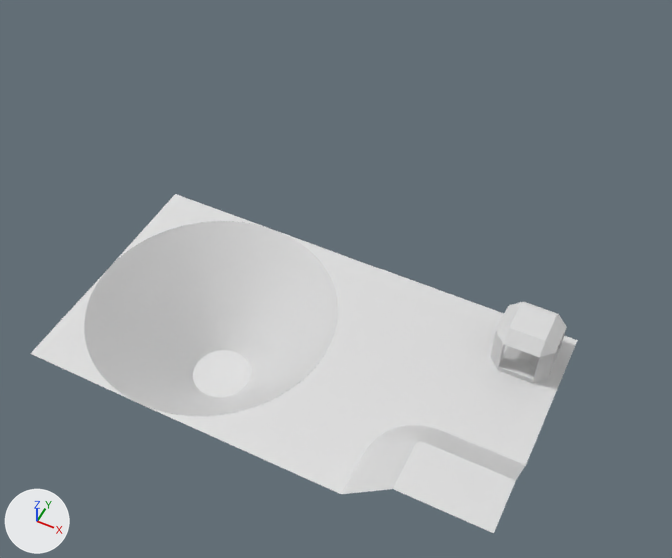
Renders of the glTF model static/levels/test/scene.gltf from each side of a commit.
Rendered twice from a 50 mm lens placed at (14.1, -98.9, 125.0), pointed at (-36.5, 2.3, -1.5). The lights are fixed; the arrows at lower left show +X, +Y and +Z. Vertices at the same position are counted once.
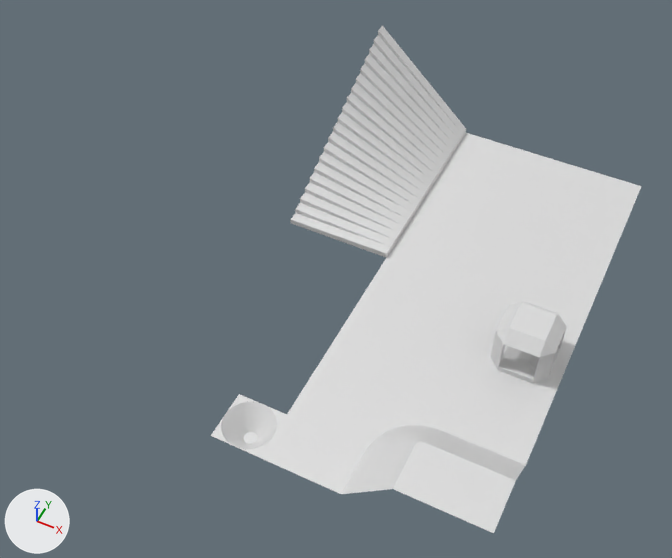
Changed parts and their boxes [x1, y1, x2, y2] in the pictures (672 x 558 px):
'Plane', reshaped (19% wider, 51% taller)
    before: [259, 269, 578, 533]
    after: [260, 133, 641, 533]
'Plane.003', mesh rescaled (78% narrower, 76% shorter)
    before: [84, 221, 338, 416]
    after: [221, 402, 277, 449]
'Plane.004', added
    after: [290, 25, 466, 258]
'Plane.002', mesh rescaled (78% narrower, 75% shorter)
    before: [30, 194, 379, 457]
    after: [211, 394, 287, 458]
part 1 of me_plane_001, built on
    before: [346, 269, 578, 370]
    after: [346, 133, 641, 370]

What changed in the scene script:
```text
Change me_plane_001:
    used by ob_plane; location = (0.0, 0.0, 0.0)
    remove me_plane_001.from_pydata(...)  # 87 vertices, 144 faces; spans x -30.0..7.0, y -37.0..7.0, z 0.0..9.0
    add me_plane_001.from_pydata(...)  # 95 vertices, 156 faces; spans x -50.0..7.0, y -37.0..50.0, z 0.0..9.0
    me_plane_001 part 1
    1 vertex is removed from x -30.0, y 7.0, z 0.0
    2 faces are deleted
    5 vertices in x -16.0..7.0, y 7.0, z 0.0 move by (0.0, 3.0, 0.0)
    4 vertices are added at (-30.0, 10.0, 0.0), (-30.0, 50.0, 0.0), (-50.0, 10.0, 0.0), (-50.0, 50.0, 0.0)
    5 new vertices lie (0.0, 40.0, 0.0) away from vertices in x -16.0..7.0, y 7.0, z 0.0
    14 new faces join them
Change me_plane_003:
    where me_plane_003.from_pydata(...)  # 132 vertices, 126 faces; spans x -74.0..-30.0, y -37.0..7.0, z -18.7..0.4
    used by ob_plane_002; location = (0.0, 0.0, 0.0)
    me_plane_003 part 2: the whole mesh is scaled about its middle by 0.2, then moved by (17.6, -17.6, 7.3)
Change me_plane_004:
    where me_plane_004.from_pydata(...)  # 128 vertices, 128 faces; spans x -74.0..-30.0, y -37.0..7.0, z -18.7..0.0
    used by ob_plane_003; location = (0.0, 0.0, 0.0)
    me_plane_004 part 3: the whole mesh is scaled about its middle by 0.2, then moved by (17.6, -17.6, 7.5)
Add me_plane_005:
    me_plane_005.from_pydata(...)  # 84 vertices, 103 faces; spans x -50.0..-30.0, y 10.0..50.0, z 0.0..20.0
    me_plane_005.materials.append(mat_material_001)  # white #e7e7e7
Add ob_plane_004:
    ob_plane_004 = bpy.data.objects.new('Plane.004', me_plane_005)
    ob_plane_004.location = (0.0, 0.0, 0.0)
```
